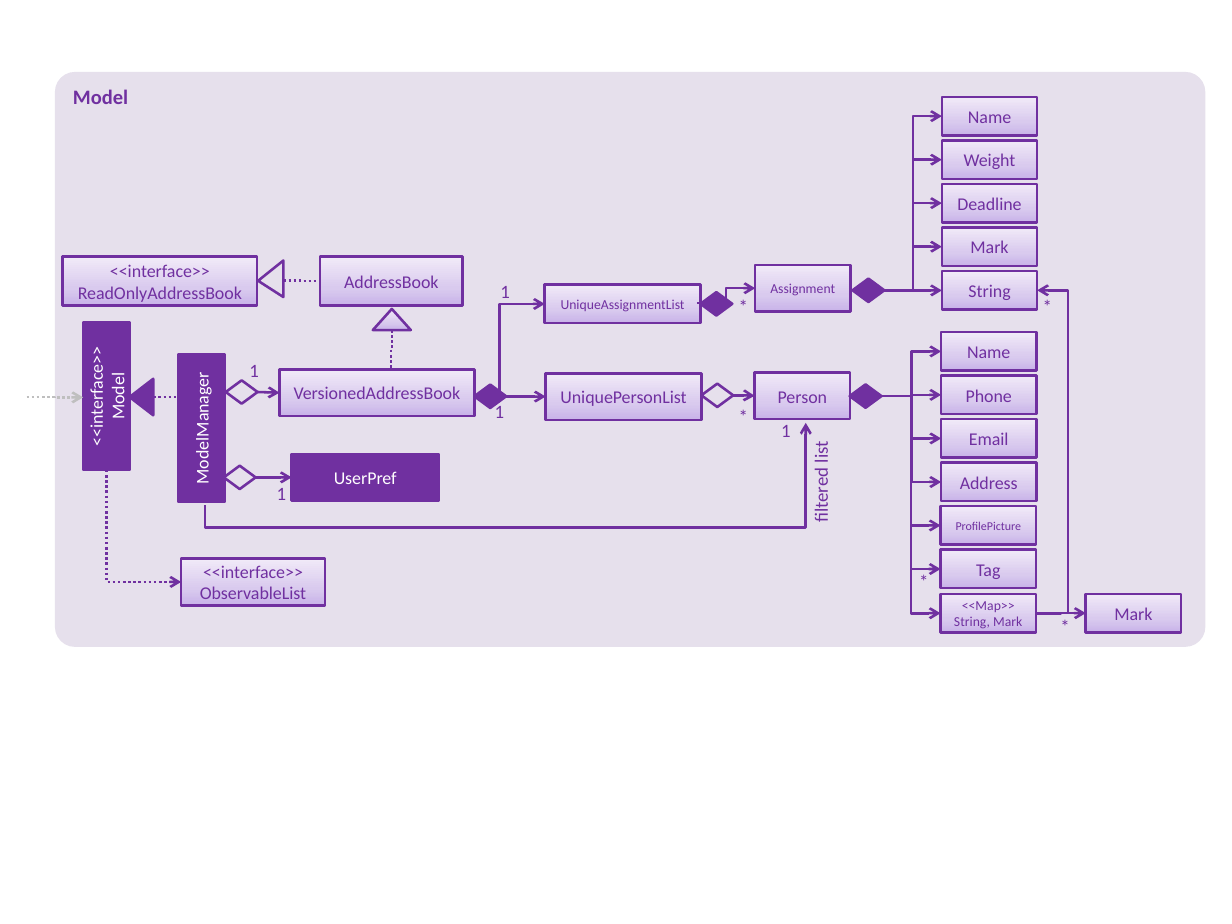
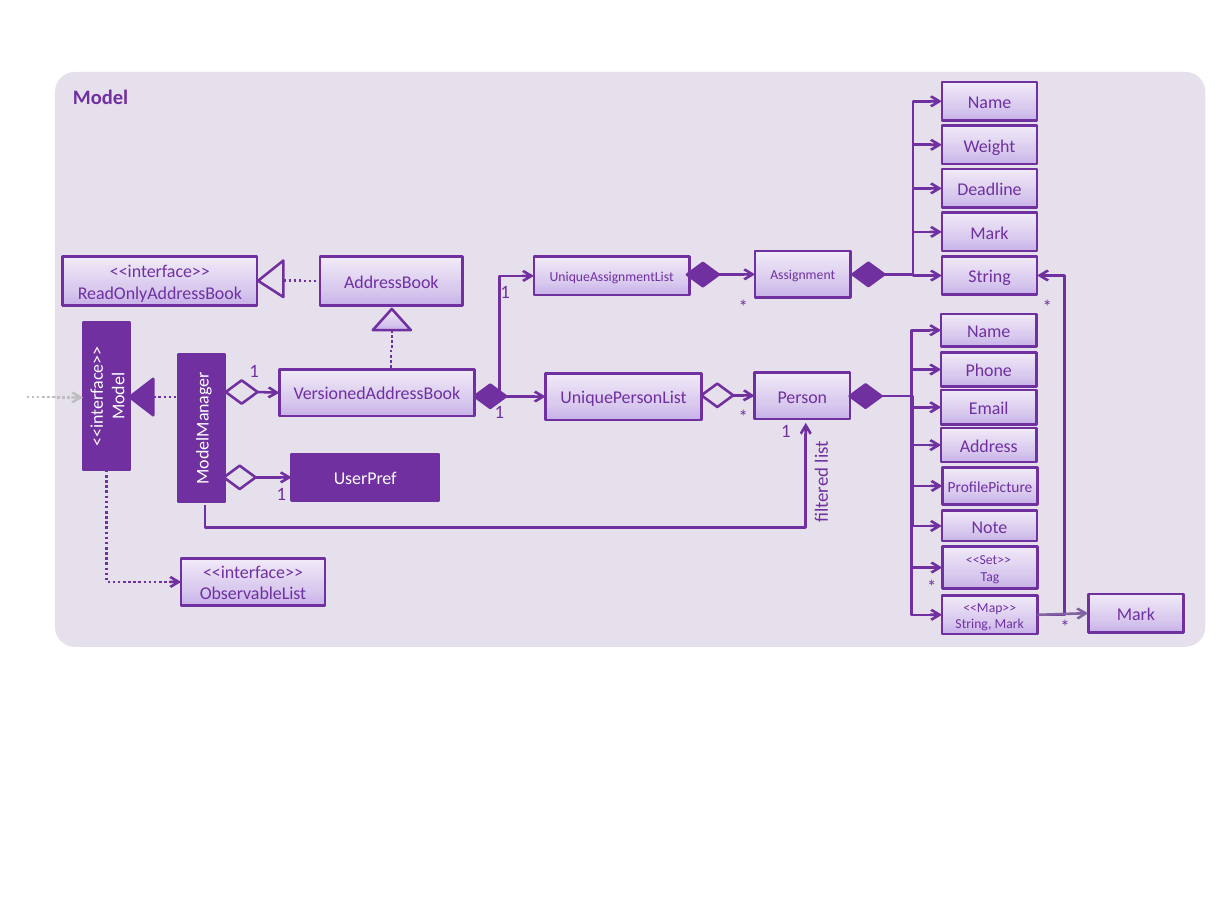
Before and after one commit to robertvictoreen/CS2103T, a slide deck: slide 1 of docs/diagrams/ModelComponentClassDiagram.pptx. Drawn at 1232x924 pixels with LibreOffice and Linux fonts; fonts in the diff are those of the drawing. Boxes give left, top, right and bottom in pixels: in the first picture for what was removed or moved away, otherwise in the second. Text is boxed around its words. In the diff, an @@ line names an element or a change of style, - is before the commit and + after.

```diff
--- a/docs/diagrams/ModelComponentClassDiagram.pptx
+++ b/docs/diagrams/ModelComponentClassDiagram.pptx
@@ rectangle "UniqueAssignmentList": place and size @@
-rectangle "UniqueAssignmentList" at (545, 285, 701, 323)
+rectangle "UniqueAssignmentList" at (533, 256, 690, 294)
@@ diamond: place and size @@
-diamond at (701, 292, 733, 315)
+diamond at (687, 262, 719, 286)
@@ elbow arrow moved from (499, 399) - (545, 304) to (499, 399) - (533, 276) @@
@@ elbow arrow moved from (697, 303) - (755, 288) to (718, 275) - (755, 275) @@
@@ 6 rectangles, 5 elbow arrows, 1 diamond: place and size @@
-6 rectangles, 5 elbow arrows, 1 diamond at (755, 97, 1036, 312)
+6 rectangles, 5 elbow arrows, 1 diamond at (755, 83, 1036, 298)
@@ elbow arrow moved from (1036, 614) - (1037, 291) to (1037, 615) - (1037, 276) @@
@@ rectangle "Name": place and size @@
-rectangle "Name" at (941, 333, 1036, 371)
+rectangle "Name" at (941, 314, 1036, 346)
@@ elbow arrow moved from (881, 397) - (941, 351) to (881, 397) - (941, 330) @@
@@ rectangle "Phone": place and size @@
-rectangle "Phone" at (941, 376, 1036, 414)
+rectangle "Phone" at (941, 352, 1036, 387)
@@ elbow arrow moved from (881, 397) - (941, 395) to (881, 397) - (941, 370) @@
@@ elbow arrow (881, 397) - (942, 615): route changed @@
@@ elbow arrow (881, 397) - (942, 568): route changed @@
@@ elbow arrow moved from (881, 397) - (940, 526) to (881, 397) - (942, 485) @@
@@ elbow arrow moved from (881, 397) - (941, 482) to (881, 397) - (941, 445) @@
@@ elbow arrow moved from (881, 397) - (941, 439) to (881, 397) - (941, 408) @@
@@ elbow arrow added from (881, 397) to (941, 526), #7030A0 1.5 pt @@
@@ rectangle "Email": place and size @@
-rectangle "Email" at (941, 419, 1036, 457)
+rectangle "Email" at (941, 391, 1036, 425)
@@ rectangle "Address": place and size @@
-rectangle "Address" at (941, 463, 1036, 501)
+rectangle "Address" at (941, 429, 1036, 462)
@@ rectangle "ProfilePicture": place and size @@
-rectangle "ProfilePicture" at (940, 506, 1035, 545)
+rectangle "ProfilePicture" at (942, 468, 1037, 505)
@@ rectangle "ProfilePicture" at (942, 468, 1037, 505): size 7 to 9 pt @@
@@ rectangle added at (941, 510, 1036, 541), fill gradient #C9B5E8 to #D8CBEE to #F0EAF9, outline #7030A0 1.5 pt, 10.5 pt, text #7030A0 @@
+Note
@@ text in rectangle at (966, 555, 1011, 564): paragraph added @@
+<<Set>>
@@ text "*": place and size @@
-text "*" at (910, 570, 936, 595)
+text "*" at (919, 575, 945, 600)
@@ text in rectangle at (981, 572, 1000, 584): size 10.5 to 8 pt in "Tag" @@
@@ elbow arrow removed from (1036, 614) to (1085, 614) @@
@@ arrow added from (1037, 615) to (1088, 614), #8064A2 1.5 pt @@
```
Also in this commit, not shown: 4 other files.
